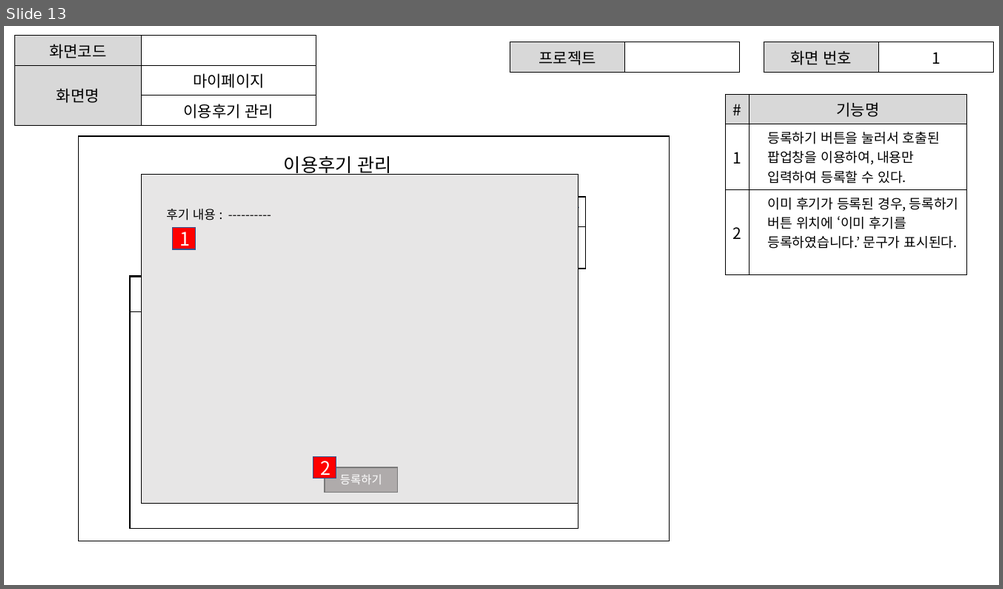
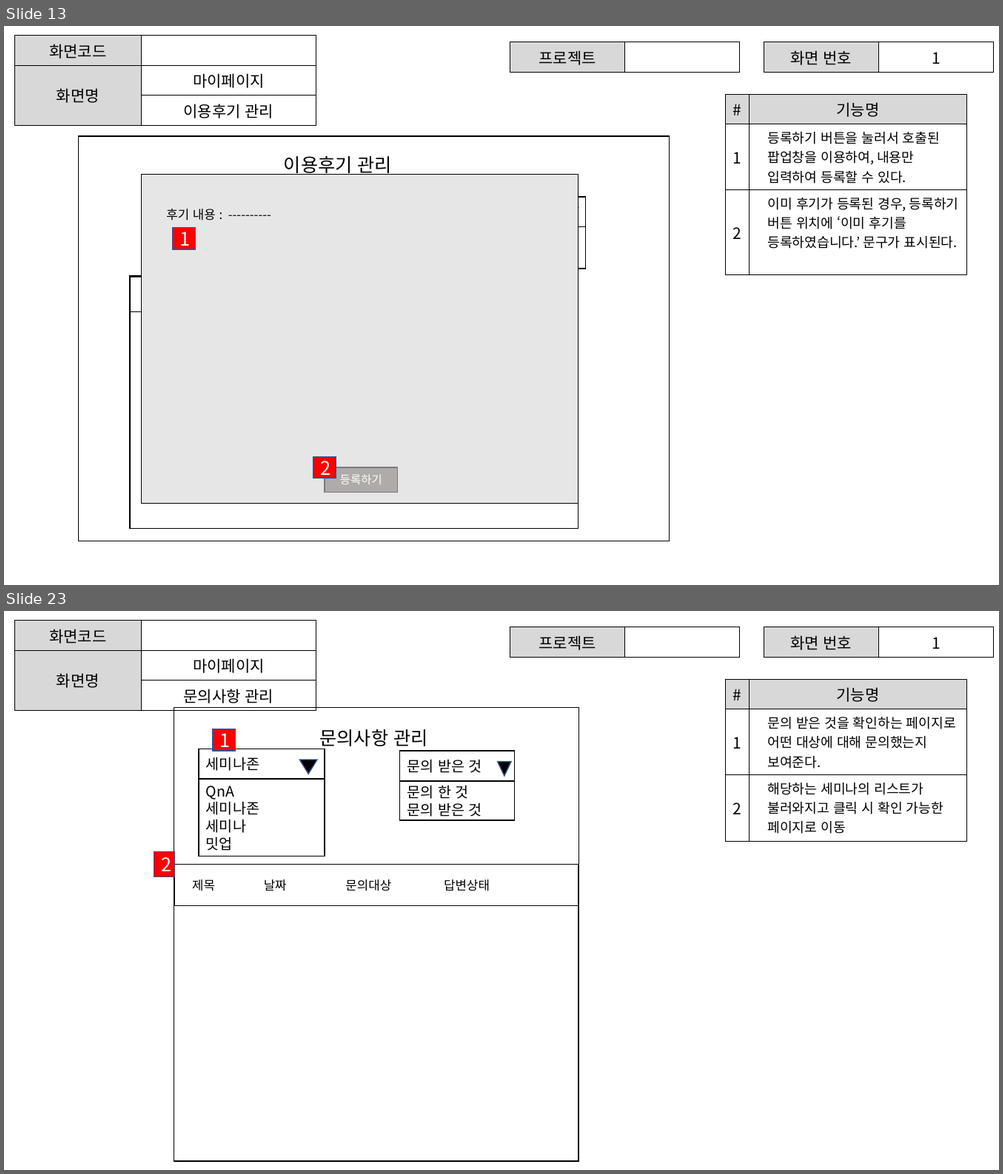
Before and after one commit to ezenteam2/e-Zone, a slide deck: gr2_lhj/마이페이지.pptx. Shown one above the other, each under a label of ours: slide 13 before the commit, slides 13 and 23 after it; the slides between them are not shown. The pictures are 1003x589 and 1003x1174 pixels, drawn with LibreOffice and Linux fonts; fonts in the diff are those of the drawing. Boxes give left, top, right and bottom in pixels: in the first picture for what was removed or moved away, otherwise in the second. Text is boxed around its words. In the diff, an @@ line names an element or a change of style, - is before the commit and + after.

```diff
--- a/gr2_lhj/마이페이지.pptx
+++ b/gr2_lhj/마이페이지.pptx
@@ slide 23 added at bbox=[4, 611, 999, 1170], background #FFFFFF @@
@@ table added at bbox=[14, 621, 316, 706], 3 rows, 2 columns @@
+화면코드 | 
+화면명 | 마이페이지
+ | 문의사항 관리
@@ table added at bbox=[510, 627, 740, 653], 1 rows, 2 columns @@
+프로젝트 | 
@@ table added at bbox=[763, 627, 993, 653], 1 rows, 2 columns @@
+화면 번호 | 1
@@ table added at bbox=[726, 680, 967, 837], 3 rows, 2 columns @@
+# | 기능명
+1 | 문의 받은 것을 확인하는 페이지로 어떤 대상에 대해 문의했는지 보여준다.
+2 | 해당하는 세미나의 리스트가 불러와지고 클릭 시 확인 가능한 페이지로 이동
@@ rectangle added at bbox=[174, 707, 579, 1162], outline #000000 1 pt @@
@@ group added at bbox=[199, 729, 325, 857]: 3 rectangles, 1 triangle @@
+세미나존
+QnA
+세미나존
+세미나
+밋업
+1
@@ text added at bbox=[319, 729, 427, 750], 18 pt, text #000000 @@
+문의사항 관리
@@ rectangle added at bbox=[399, 752, 515, 781], outline #000000 1 pt, 14 pt, text #000000 @@
+문의 받은 것
@@ triangle added at bbox=[497, 762, 511, 776], fill #000000, outline #325491 1 pt @@
@@ rectangle added at bbox=[399, 782, 515, 820], outline #000000 1 pt, 14 pt, text #000000 @@
+문의 한 것
+문의 받은 것
@@ rectangle added at bbox=[154, 852, 174, 877], fill #FF0000, outline #325491 1 pt, 18 pt, text #FFFFFF @@
+2
@@ rectangle added at bbox=[174, 865, 578, 1162], outline #000000 1 pt @@
@@ rectangle added at bbox=[174, 865, 578, 906], outline #000000 1 pt, 12 pt, text #000000 @@
+제목 날짜 문의대상 답변상태
```
Also in this commit, not shown: 12 other slides added, 2 other files.
